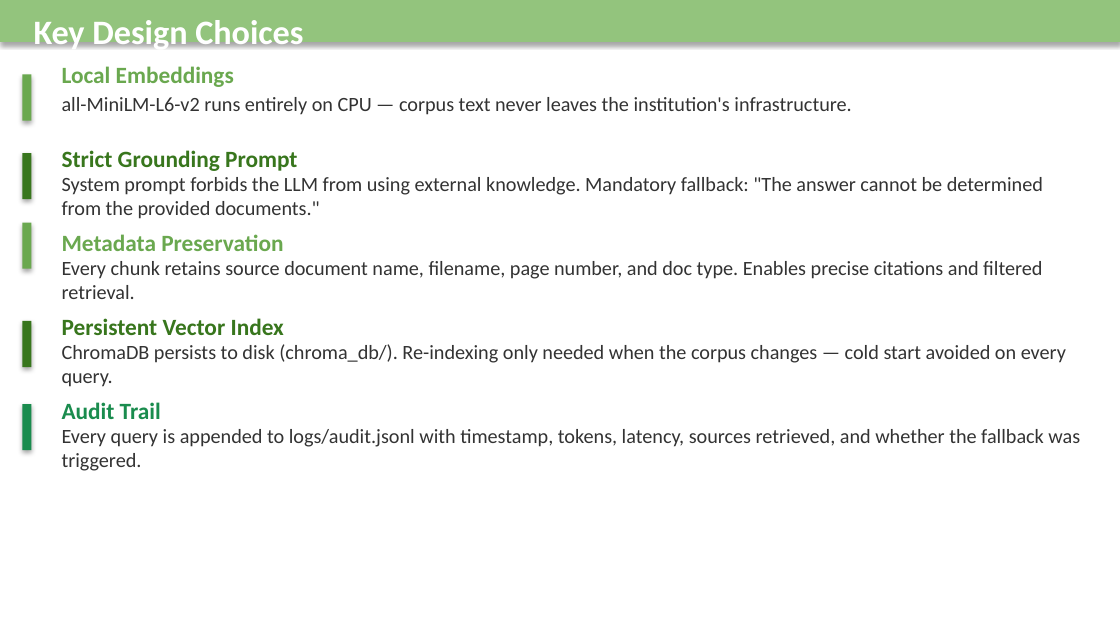
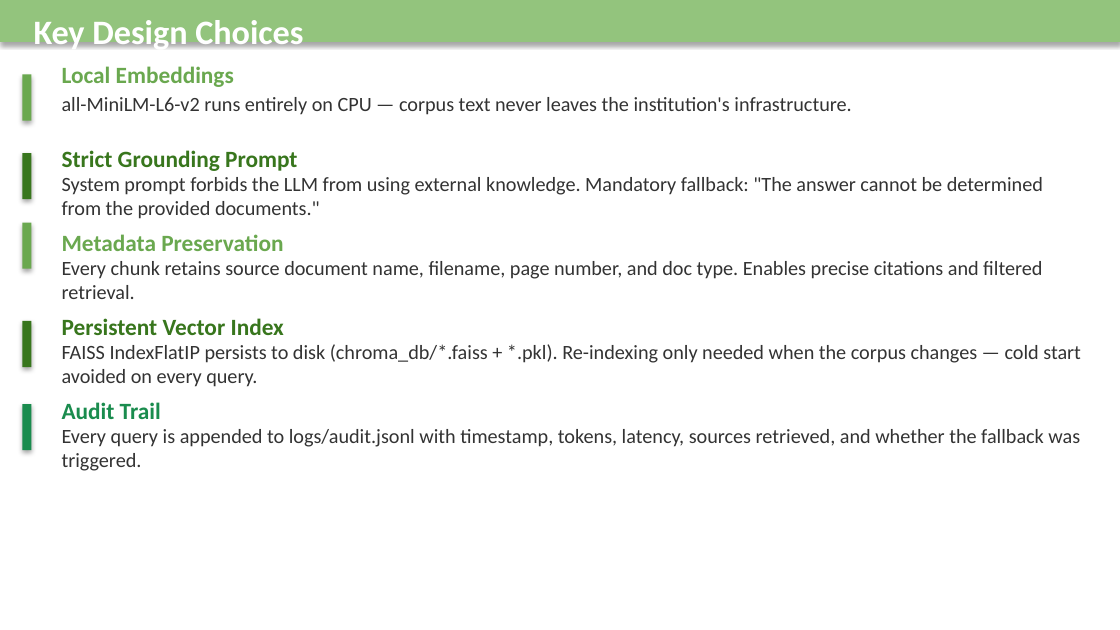
Before and after one commit to GerediNIYIBIGIRA/BNR-DS-Challenge, a slide deck: slide 3 of BNR-DS-Challenge-Geredi-Niyibigira.pptx. Drawn at 1120x630 pixels with LibreOffice and Linux fonts; fonts in the diff are those of the drawing. Boxes give left, top, right and bottom in pixels: in the first picture for what was removed or moved away, otherwise in the second. Text is boxed around its words. In the diff, an @@ line names an element or a change of style, - is before the commit and + after.

Commit message:
Replace ChromaDB with FAISS and fix evaluation pipeline
- src/retriever.py: replaced ChromaDB (segfaulting Rust binary) with
  FAISS IndexFlatIP; cosine similarity via L2-normalised inner product;
  index persists to chroma_db/*.faiss + *.pkl
- requirements.txt: chromadb -> faiss-cpu>=1.7.0
- README.md: updated architecture diagram, design choices table, and
  project structure to reflect FAISS
- evaluation/run_evaluation.py: fixed Windows cp1252 Unicode encoding
  errors (replaced non-ASCII box-drawing and check/cross chars)
- BNR-DS-Challenge-Geredi-Niyibigira.pptx: updated slides to reflect
  FAISS migration and real evaluation results (4/5 pass)

```diff
--- a/BNR-DS-Challenge-Geredi-Niyibigira.pptx
+++ b/BNR-DS-Challenge-Geredi-Niyibigira.pptx
@@ text at box(62, 344, 1081, 387): text changed @@
-ChromaDB persists to disk (chroma_db/). Re-indexing only needed when the corpus changes — cold start avoided on every query.
+FAISS IndexFlatIP persists to disk (chroma_db/*.faiss + *.pkl). Re-indexing only needed when the corpus changes — cold start avoided on every query.
```
Also in this commit, not shown: 5 other slides changed, 4 other files.
